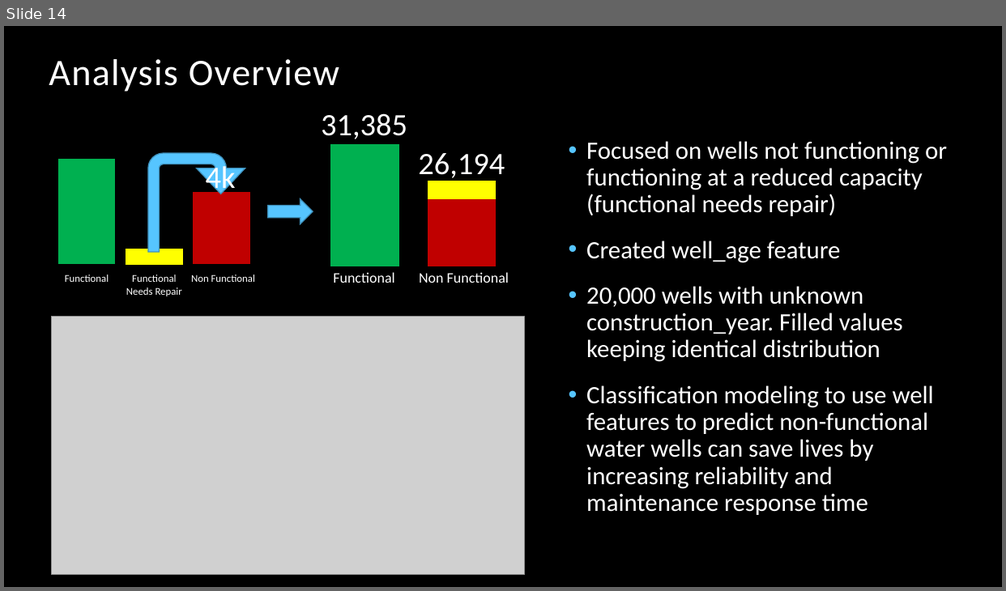
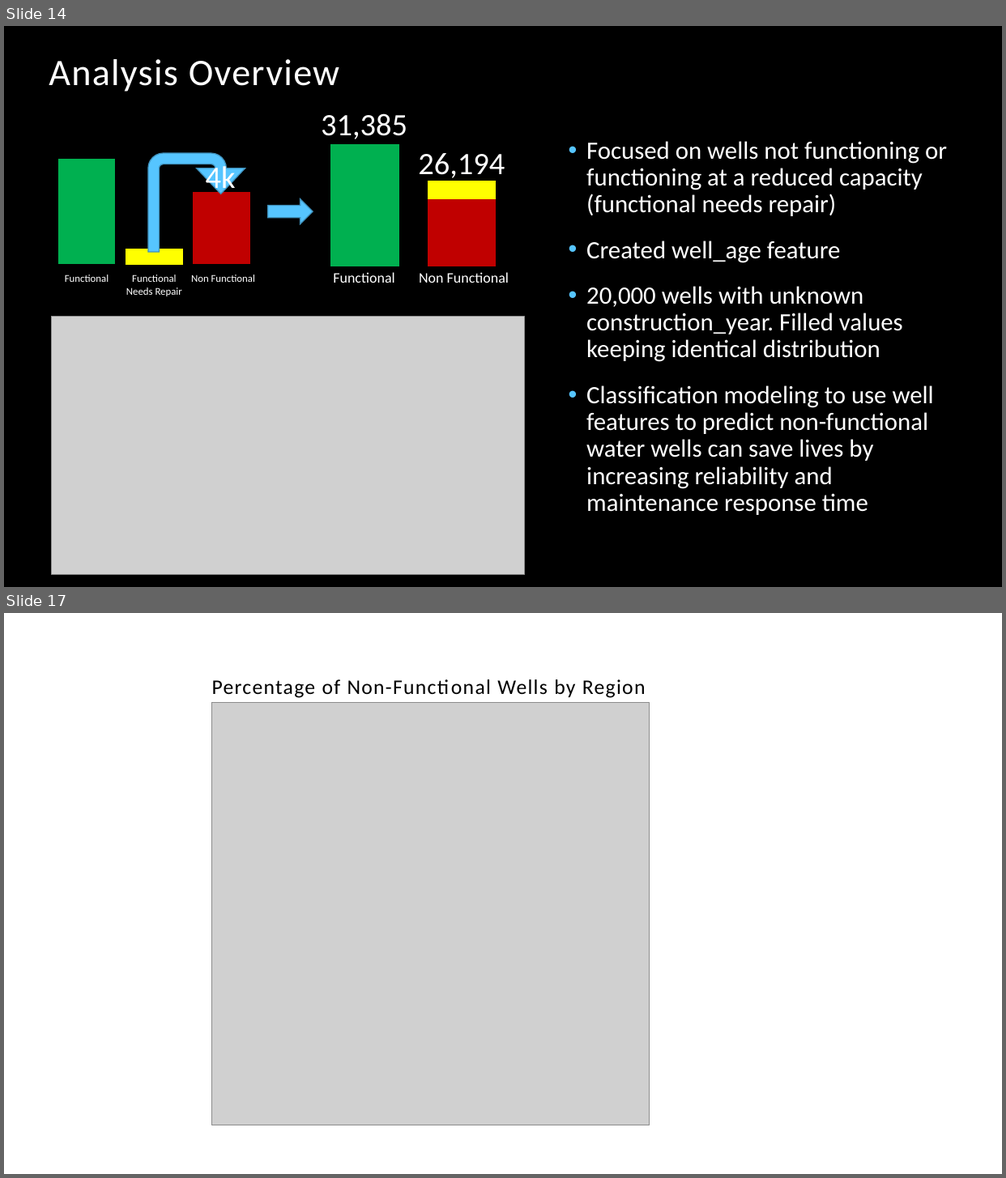
Before and after one commit to bentson1187/phase_3_project, a slide deck: Stakeholder Presentation.pptx. Shown one above the other, each under a label of ours: slide 14 before the commit, slides 14 and 17 after it; the slides between them are not shown. The pictures are 1006x591 and 1006x1178 pixels, drawn with LibreOffice and Linux fonts; fonts in the diff are those of the drawing; grey boxes stand for pictures; background and template pictures are left out. Boxes give left, top, right and bottom in pixels: in the first picture for what was removed or moved away, otherwise in the second. Text is boxed around its words. In the diff, an @@ line names an element or a change of style, - is before the commit and + after.

```diff
--- a/Stakeholder Presentation.pptx
+++ b/Stakeholder Presentation.pptx
@@ slide 17 added at (4, 613, 1002, 1174), background #FFFFFF @@
@@ text added at (212, 679, 646, 698), 20 pt, text #000000 @@
+Percentage of Non-Functional Wells by Region
@@ picture added at (212, 703, 650, 1126) @@
```
Also in this commit, not shown: 5 other slides added, 3 other files.
